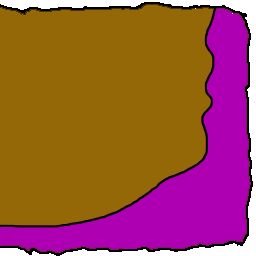
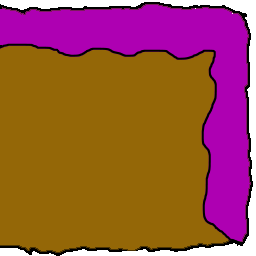
Revision of a layered (256, 256) image; what changed, layer by layer:
hid "NL Bottom Slope" over [0, 4, 241, 253]
added layer "NL Bottom-New" above "NL Top-New" over [0, 4, 241, 253]
